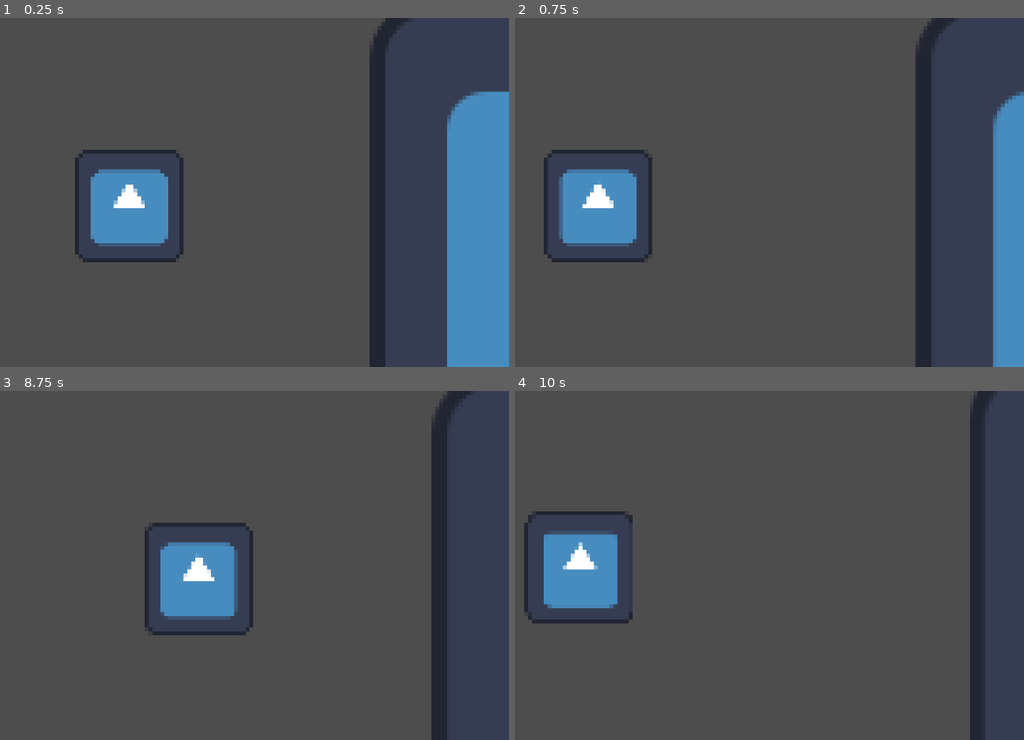
Above: before the commit, frames 1-4 (two rows, left to right).
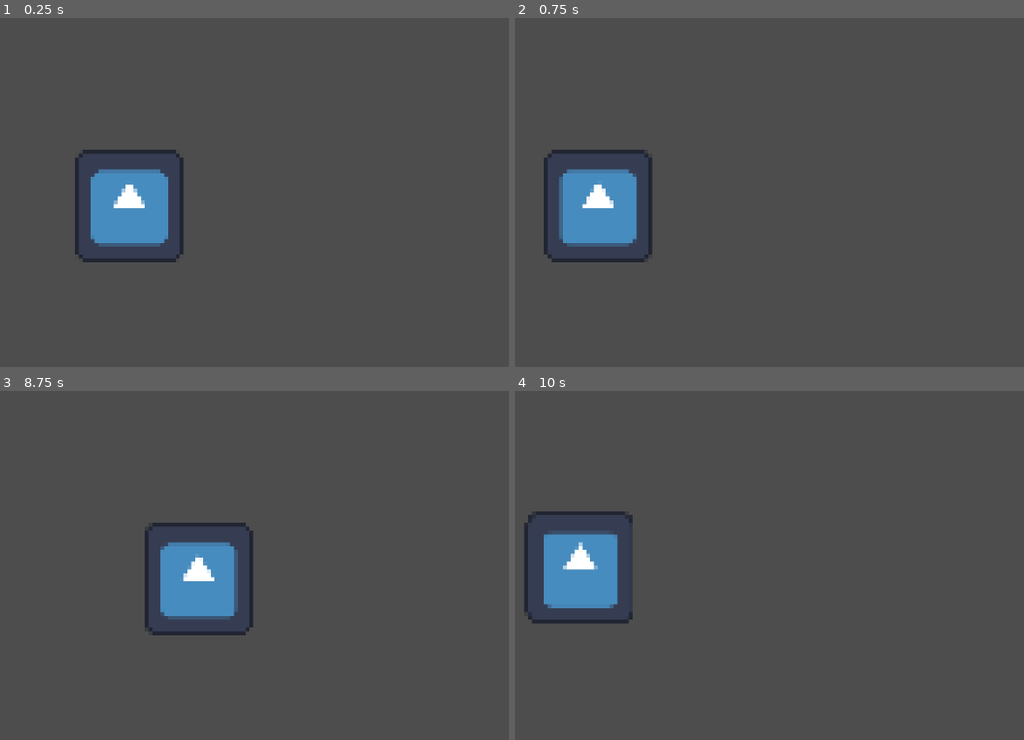
Above: after the commit, the same moments.

Repository: Chickenhatter/mailmen
Game: Godot game, scene res://scenes/te.tscn
The game is run twice, just before and just after one commit, with the same random seed, the same clock (stepped at 60 frames per second) and the same inputs. The project has no main scene, so this scene is started directly. The engine's default icon, where the game draws it, is replaced by a stand-in: a white triangle on a blue panel in a dark square.
Inputs (mouse positions are in pixels of both pictures, inside the frame that each line leads up to):
- Up to frame 1 (0.25 s): no input
- Up to frame 2 (0.75 s): tap Enter at 0.5 s; move the mouse to (830, 175) at 0.52 s; hold Right from 0.53 s (still down); hold A (ui_a) from 0.53 s (still down); click (830, 175) at 0.67 s
- Up to frame 3 (8.75 s): tap D (ui_d) at 0.8, 1.35, 4.55 s; move the mouse to (20, 582) at 1.27 s; release Right at 1.28 s; release A (ui_a) at 1.28 s; hold Down 1.28-2.03 s; tap S (ui_s) at 1.55, 5.3, 5.85 s; move the mouse to (229, 488) at 2.02 s; hold Right 2.03-2.78 s; hold S (ui_s) 2.03-2.78 s; tap W (ui_w) at 2.3, 2.85, 6.05 s; move the mouse to (127, 635) at 2.77 s; hold Up 2.78-3.53 s; click (127, 635) at 2.92 s; tap F (ui_f, bound only after the commit) at 3.05, 3.6, 6.8, 7.35 s; move the mouse to (371, 617) at 3.52 s; hold A (ui_a) 3.53-4.28 s; hold Left 3.53-5.03 s; move the mouse to (outside the picture) at 4.27 s; tap A (ui_a) at 4.35, 7.55 s; move the mouse to (193, 565) at 5.02 s; hold Down 5.03-5.78 s; hold D (ui_d) 5.03-5.78 s; click (193, 565) at 5.17 s; move the mouse to (55, 478) at 5.77 s; hold Right 5.78-6.53 s; move the mouse to (315, 548) at 6.52 s; hold Up 6.53-7.28 s; hold W (ui_w) 6.53-7.28 s; move the mouse to (20, 582) at 7.27 s; hold Right 7.28-8.03 s; click (20, 582) at 7.42 s; move the mouse to (229, 488) at 8.02 s; hold Down from 8.03 s (still down); hold D (ui_d) from 8.03 s (still down); tap Alt at 8.1 s
- Up to frame 4 (10 s): move the mouse to (642, 635) at 8.77 s; release Down at 8.78 s; release D (ui_d) at 8.78 s; hold Left 8.78-9.53 s; tap Shift at 8.85 s; tap S (ui_s) at 9.05 s; move the mouse to (886, 617) at 9.52 s; hold Up from 9.53 s (still down); hold A (ui_a) from 9.53 s (still down); click (886, 617) at 9.67 s; tap W (ui_w) at 9.8 s

The runs differ from the first frame. In frame 1, 13% of the frame differs, in the area x 72-100%, y 0-100%; in frame 2, 8.5%; in frame 3, 4.0%; in frame 4, 3.2%.

Commit message:
1hr 1m started dog scene
dog bone made and movement of it, garden if else enter made

Diff:
--- a/code/charactermainmove.gd
+++ b/code/charactermainmove.gd
@@ -1,5 +1,5 @@
 extends CharacterBody2D
-
+var moving = true
 
 const SPEED = 300.0
 const JUMP_VELOCITY = -400.0
@@ -7,13 +7,14 @@
 
 func _physics_process(delta: float) -> void:
 	var movement = Vector2.ZERO
-	if Input.is_action_pressed("ui_w"):
-		movement.y -= 1
-	if Input.is_action_pressed("ui_s"):
-		movement.y += 1
-	if Input.is_action_pressed("ui_a"):
-		movement.x -= 1
-	if Input.is_action_pressed("ui_d"):
-		movement.x += 1
-	velocity = movement * 100
+	if moving == true:
+		if Input.is_action_pressed("ui_w"):
+			movement.y -= 1
+		if Input.is_action_pressed("ui_s"):
+			movement.y += 1
+		if Input.is_action_pressed("ui_a"):
+			movement.x -= 1
+		if Input.is_action_pressed("ui_d"):
+			movement.x += 1
+		velocity = movement * 100
 	move_and_slide()
--- /dev/null
+++ b/code/dog_and_bone.gd
@@ -0,0 +1,50 @@
+extends Node2D
+var inbone = false
+var holdingbone = false
+var dogtamed = false
+
+# Called when the node enters the scene tree for the first time.
+func _ready() -> void:
+	pass # Replace with function body.
+
+
+# Called every frame. 'delta' is the elapsed time since the previous frame.
+func _process(delta: float) -> void:
+	if inbone == true:
+		if Input.is_action_just_pressed('ui_f'):
+			$bone/bonesprite.play('none')
+			$"../../character/mailman/bonesprite".play('bone')
+			holdingbone = true
+	elif holdingbone == true:
+		if Input.is_action_just_pressed('ui_f'):
+			holdingbone = false
+			$bone/bonesprite.play('bone')
+			$"../../character/mailman/bonesprite".play('none')
+
+
+
+
+func _on_bonearea_body_entered(body: Node2D) -> void:
+	if body.name == "mailman":
+		inbone = true
+
+
+func _on_bonearea_body_exited(body: Node2D) -> void:
+	if body.name == "mailman":
+		inbone = false
+
+
+func _on_gardenarea_body_entered(body: Node2D) -> void:
+	if dogtamed == false:
+		if holdingbone == true:
+			dogtamed = true
+			tame_dog()
+		else:
+			dog_pushout()
+
+
+func tame_dog():
+	$"../../character/mailman".moving = false
+
+func dog_pushout():
+	$"../../character/mailman".moving = false
--- a/project.godot
+++ b/project.godot
@@ -49,6 +49,11 @@
 "events": [Object(InputEventKey,"resource_local_to_scene":false,"resource_name":"","device":-1,"window_id":0,"alt_press …(192 unchanged characters)…
 ]
 }
+ui_f={
+"deadzone": 0.2,
+"events": [Object(InputEventKey,"resource_local_to_scene":false,"resource_name":"","device":-1,"window_id":0,"alt_pressed":false,"shift_pressed":false,"ctrl_pressed":false,"meta_pressed":false,"pressed":false,"keycode":0,"physical_keycode":70,"key_label":0,"unicode":102,"location":0,"echo":false,"script":null)
+]
+}
 
 [physics]
 
--- a/scenes/scene.tscn
+++ b/scenes/scene.tscn
@@ -2,6 +2,32 @@
 
 [ext_resource type="Script" uid="uid://chv8x6jjk1lw4" path="res://code/charactermainmove.gd" id="1_1kc1q"]
 [ext_resource type="Texture2D" uid="uid://cyfvsrlvwtdo0" path="res://icon.svg" id="2_4msxo"]
+[ext_resource type="Script" uid="uid://cq45qp2gq3g47" path="res://code/dog_and_bone.gd" id="3_5fb3c"]
+[ext_resource type="Texture2D" uid="uid://c3xokofw0kmrg" path="res://assets/items/bone.png" id="4_gjmho"]
+
+[sub_resource type="CircleShape2D" id="CircleShape2D_4msxo"]
+radius = 15.0
+
+[sub_resource type="SpriteFrames" id="SpriteFrames_7xrwy"]
+animations = [{
+"frames": [{
+"duration": 1.0,
+"texture": ExtResource("4_gjmho")
+}],
+"loop": 1,
+"name": &"bone",
+"speed": 5.0
+}, {
+"frames": [{
+"duration": 1.0,
+"texture": null
+}],
+"loop": 1,
+"name": &"none",
+"speed": 5.0
+}]
+
+[sub_resource type="RectangleShape2D" id="RectangleShape2D_rpb1b"]
 
 [sub_resource type="RectangleShape2D" id="RectangleShape2D_5fb3c"]
 size = Vector2(28, 28.5)
@@ -11,23 +37,65 @@
 [node name="Node2D" type="Node2D" parent="." unique_id=150342035]
 position = Vector2(0, -1)
 
-[node name="CharacterBody2D" type="CharacterBody2D" parent="Node2D" unique_id=1972218064]
+[node name="games" type="Node2D" parent="Node2D" unique_id=1275207183]
+
+[node name="dog and bone" type="Node2D" parent="Node2D/games" unique_id=1811583922]
+script = ExtResource("3_5fb3c")
+
+[node name="bone" type="Node2D" parent="Node2D/games/dog and bone" unique_id=1312047553]
+position = Vector2(145, 36)
+
+[node name="bonearea" type="Area2D" parent="Node2D/games/dog and bone/bone" unique_id=1088051216]
+
+[node name="CollisionShape2D" type="CollisionShape2D" parent="Node2D/games/dog and bone/bone/bonearea" unique_id=939405234]
+shape = SubResource("CircleShape2D_4msxo")
+
+[node name="bonesprite" type="AnimatedSprite2D" parent="Node2D/games/dog and bone/bone" unique_id=1714381196]
+position = Vector2(0, -1)
+scale = Vector2(0.1, 0.21000001)
+sprite_frames = SubResource("SpriteFrames_7xrwy")
+animation = &"bone"
+autoplay = "bone"
+
+[node name="dog garden" type="Node2D" parent="Node2D/games/dog and bone" unique_id=944260501]
+
+[node name="Node2D" type="Node2D" parent="Node2D/games/dog and bone/dog garden" unique_id=1994078129]
+
+[node name="gardenarea" type="Area2D" parent="Node2D/games/dog and bone/dog garden/Node2D" unique_id=1238482018]
+
+[node name="CollisionShape2D" type="CollisionShape2D" parent="Node2D/games/dog and bone/dog garden/Node2D/gardenarea" unique_id=266934973]
+shape = SubResource("RectangleShape2D_rpb1b")
+
+[node name="character" type="Node2D" parent="Node2D" unique_id=275240134]
+
+[node name="mailman" type="CharacterBody2D" parent="Node2D/character" unique_id=1972218064]
 position = Vector2(70, 31)
 script = ExtResource("1_1kc1q")
 
-[node name="Sprite2D" type="Sprite2D" parent="Node2D/CharacterBody2D" unique_id=1524461955]
+[node name="Sprite2D" type="Sprite2D" parent="Node2D/character/mailman" unique_id=1524461955]
 position = Vector2(9, 15.500002)
 scale = Vector2(0.21875001, 0.22656251)
 texture = ExtResource("2_4msxo")
 
-[node name="CollisionShape2D" type="CollisionShape2D" parent="Node2D/CharacterBody2D" unique_id=759103610]
+[node name="CollisionShape2D" type="CollisionShape2D" parent="Node2D/character/mailman" unique_id=759103610]
 position = Vector2(9, 14.75)
 shape = SubResource("RectangleShape2D_5fb3c")
 
-[node name="Camera2D" type="Camera2D" parent="Node2D/CharacterBody2D" unique_id=198284071]
+[node name="Camera2D" type="Camera2D" parent="Node2D/character/mailman" unique_id=198284071]
 position = Vector2(20, 15)
 position_smoothing_enabled = true
 
-[node name="Icon" type="Sprite2D" parent="Node2D" unique_id=2088460176]
-position = Vector2(205, 57)
-texture = ExtResource("2_4msxo")
+[node name="bonesprite" type="AnimatedSprite2D" parent="Node2D/character/mailman" unique_id=1564923915]
+position = Vector2(15, 14)
+scale = Vector2(0.1, 0.21000001)
+sprite_frames = SubResource("SpriteFrames_7xrwy")
+animation = &"none"
+autoplay = "none"
+
+[node name="Node2D" type="Node2D" parent="Node2D" unique_id=1221848106]
+
+[connection signal="body_entered" from="Node2D/games/dog and bone/bone/bonearea" to="Node2D/games/dog and bone" method="_on_bone_body_entered"]
+[connection signal="body_entered" from="Node2D/games/dog and bone/bone/bonearea" to="Node2D/games/dog and bone" method="_on_bonearea_body_entered"]
+[connection signal="body_exited" from="Node2D/games/dog and bone/bone/bonearea" to="Node2D/games/dog and bone" method="_on_bone_body_exited"]
+[connection signal="body_exited" from="Node2D/games/dog and bone/bone/bonearea" to="Node2D/games/dog and bone" method="_on_bonearea_body_exited"]
+[connection signal="body_entered" from="Node2D/games/dog and bone/dog garden/Node2D/gardenarea" to="Node2D/games/dog and bone" method="_on_gardenarea_body_entered"]
Not shown, added: code/dog_and_bone.gd.uid
